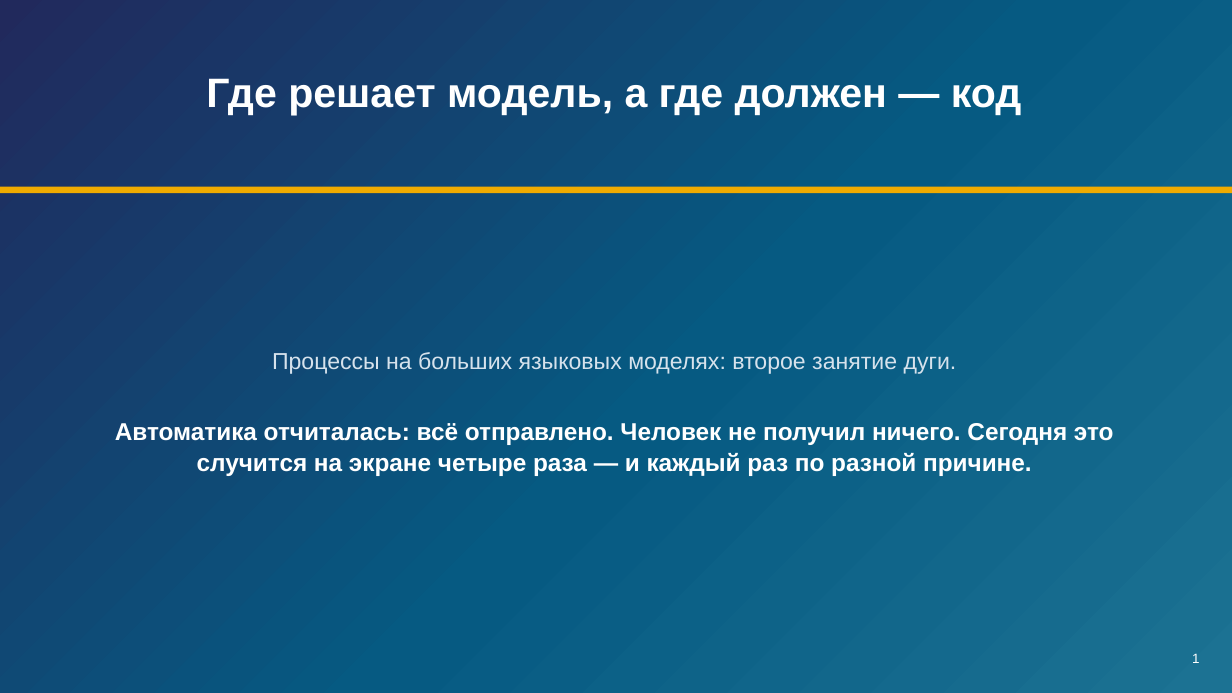
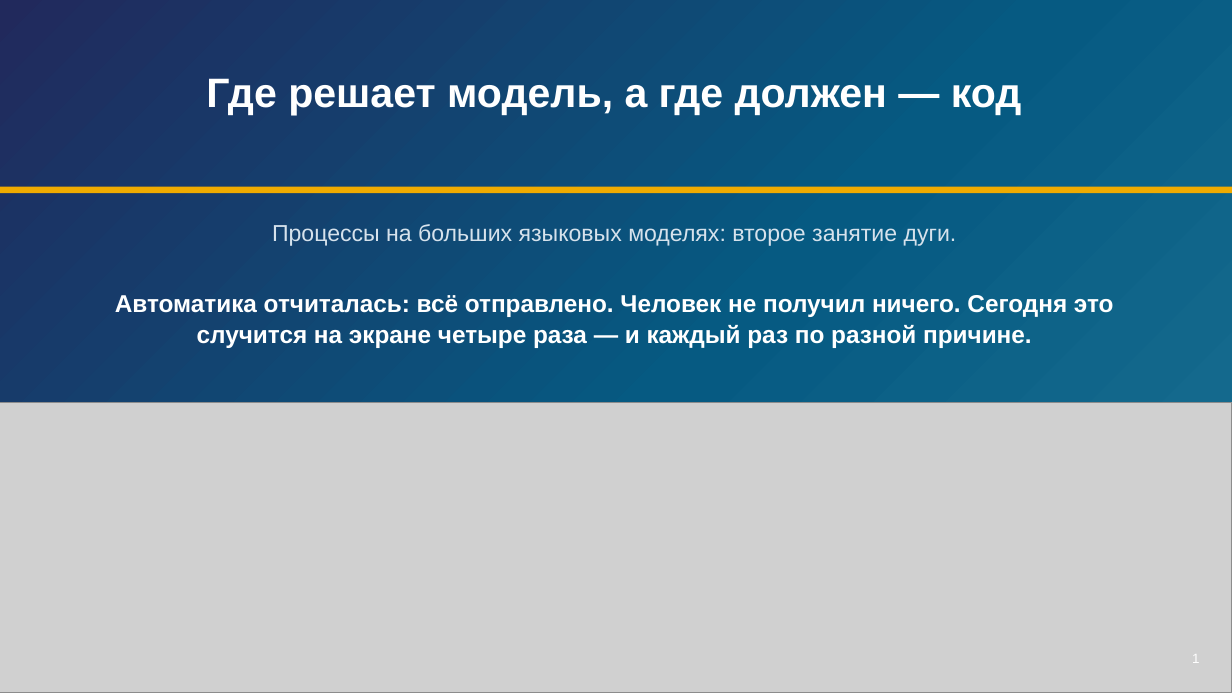
Before and after one commit to tellina-study/AI-usage-lessons, a slide deck: slide 1 of library/seminars/sem-08/rendered/sem-08.pptx. Drawn at 1232x693 pixels with LibreOffice and Linux fonts; fonts in the diff are those of the drawing; grey boxes stand for pictures. Boxes give left, top, right and bottom in pixels: in the first picture for what was removed or moved away, otherwise in the second. Text is boxed around its words. In the diff, an @@ line names an element or a change of style, - is before the commit and + after.

```diff
--- a/library/seminars/sem-08/rendered/sem-08.pptx
+++ b/library/seminars/sem-08/rendered/sem-08.pptx
@@ text "Процессы на больших языковых моделях: ...": place and size @@
-text "Процессы на больших языковых моделях: ..." at bbox=[272, 352, 957, 374]
+text "Процессы на больших языковых моделях: ..." at bbox=[272, 224, 957, 246]
@@ text "Автоматика отчиталась: всё отправлено. Человек ...": place and size @@
-text "Автоматика отчиталась: всё отправлено. Человек ..." at bbox=[115, 423, 1114, 476]
+text "Автоматика отчиталась: всё отправлено. Человек ..." at bbox=[115, 295, 1114, 348]
@@ picture added at bbox=[0, 402, 1232, 693] @@
```
Also in this commit, not shown: 10 other slides changed, 3 slides added, 2 slides removed, 25 other files.
